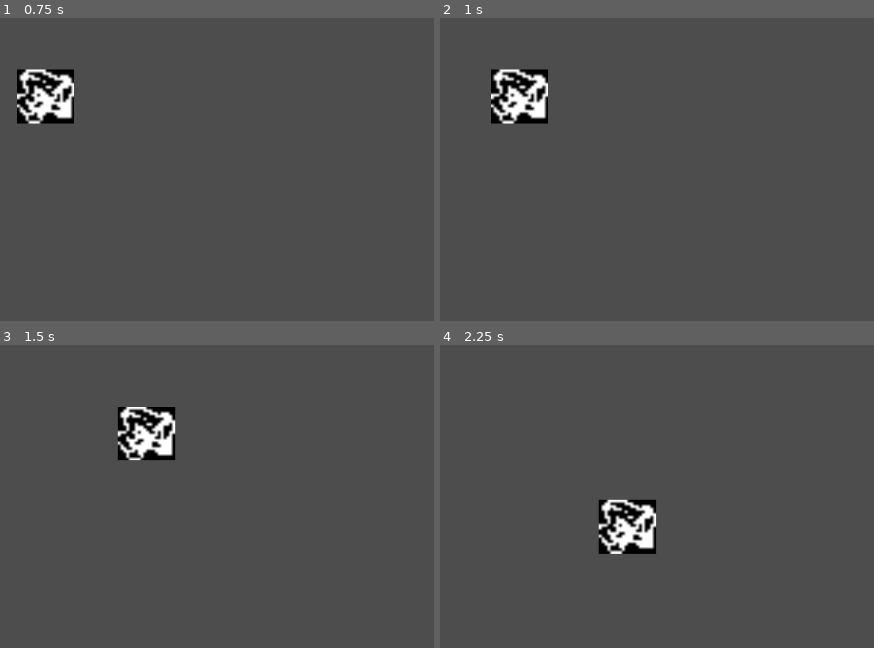
Above: before the commit, frames 1-4 (two rows, left to right).
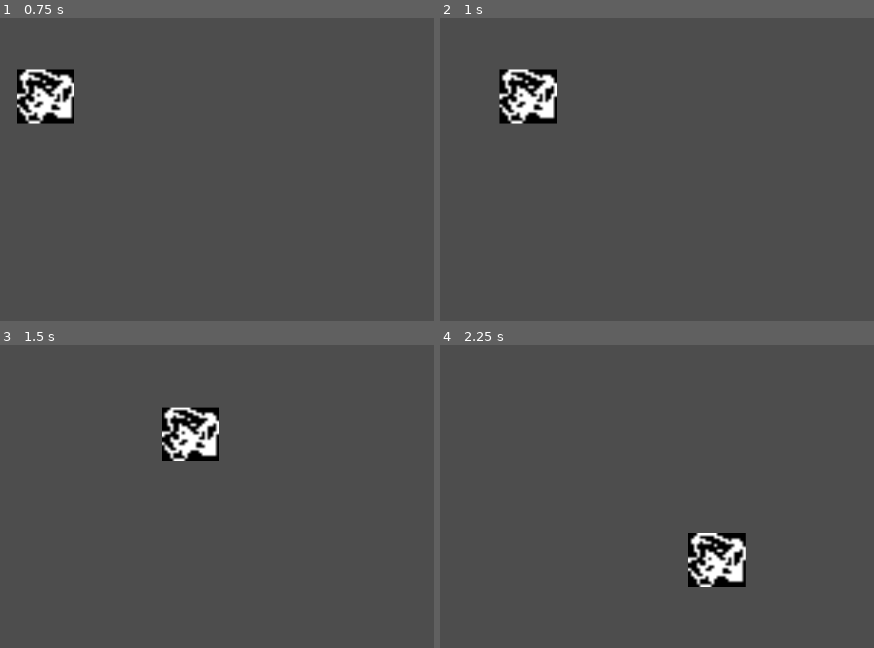
Above: after the commit, the same moments.

Repository: Starlogic-Studios/Game-Jam-2023
Game: Godot game, scene res://Levels/TestLevel.tscn
The game is run twice, just before and just after one commit, with the same random seed, the same clock (stepped at 60 frames per second) and the same inputs.
Inputs:
- Up to frame 1 (0.75 s): tap Enter at 0.5 s; hold D (right) from 0.53 s (still down)
- Up to frame 2 (1 s): keep holding D (right)
- Up to frame 3 (1.5 s): release D (right) at 1.28 s; hold S (down) from 1.28 s (still down)
- Up to frame 4 (2.25 s): release S (down) at 2.03 s; hold D (right) from 2.03 s (still down)

Frame 1 is identical in both runs. In frame 2, 2.1% of the frame differs, in the area x 11-27%, y 16-35%; in frame 3, 3.7%; in frame 4, 4.3%, in the area x 36-71%, y 50-80%.

Commit message:
made movement constants into export variables

Diff:
--- a/Character/PlayerTopDown.gd
+++ b/Character/PlayerTopDown.gd
@@ -1,8 +1,8 @@
 extends CharacterBody2D
 
-const max_speed = 400
-const accel = 1500
-const friction = 600
+@export var max_speed = 600
+@export var accel = 1500
+@export var friction = 600
 
 var input = Vector2.ZERO
 
